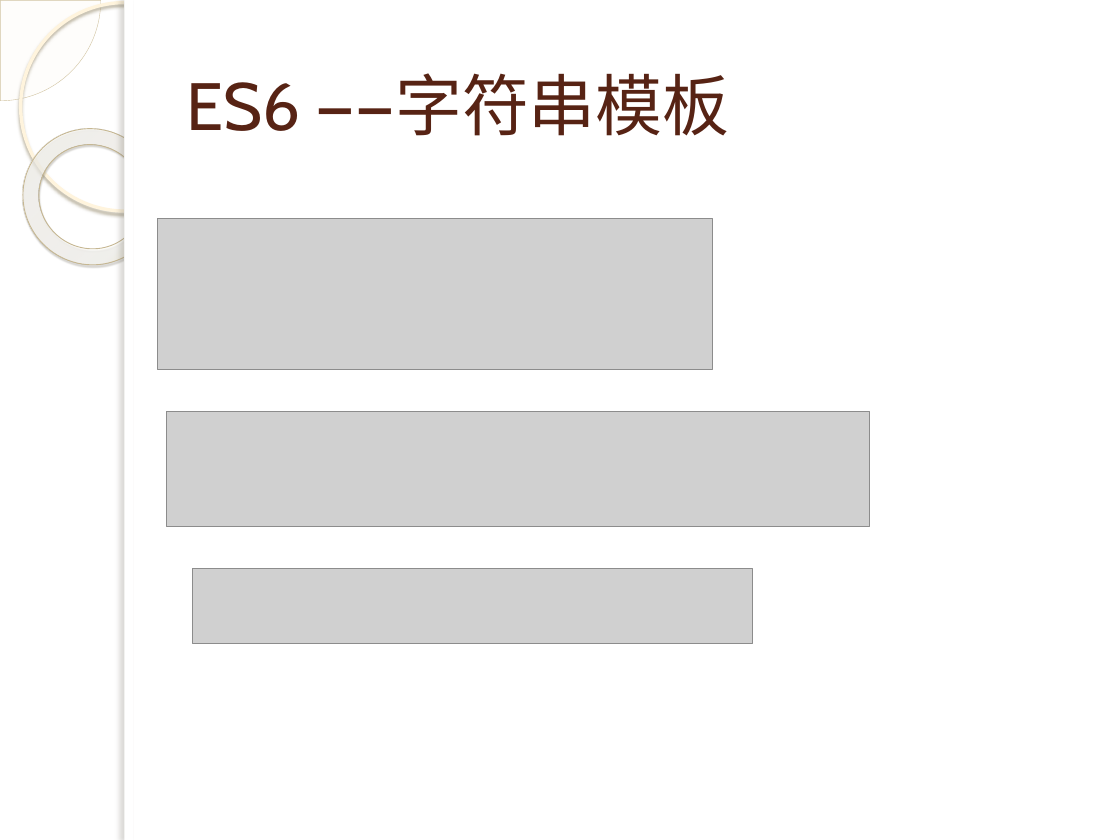
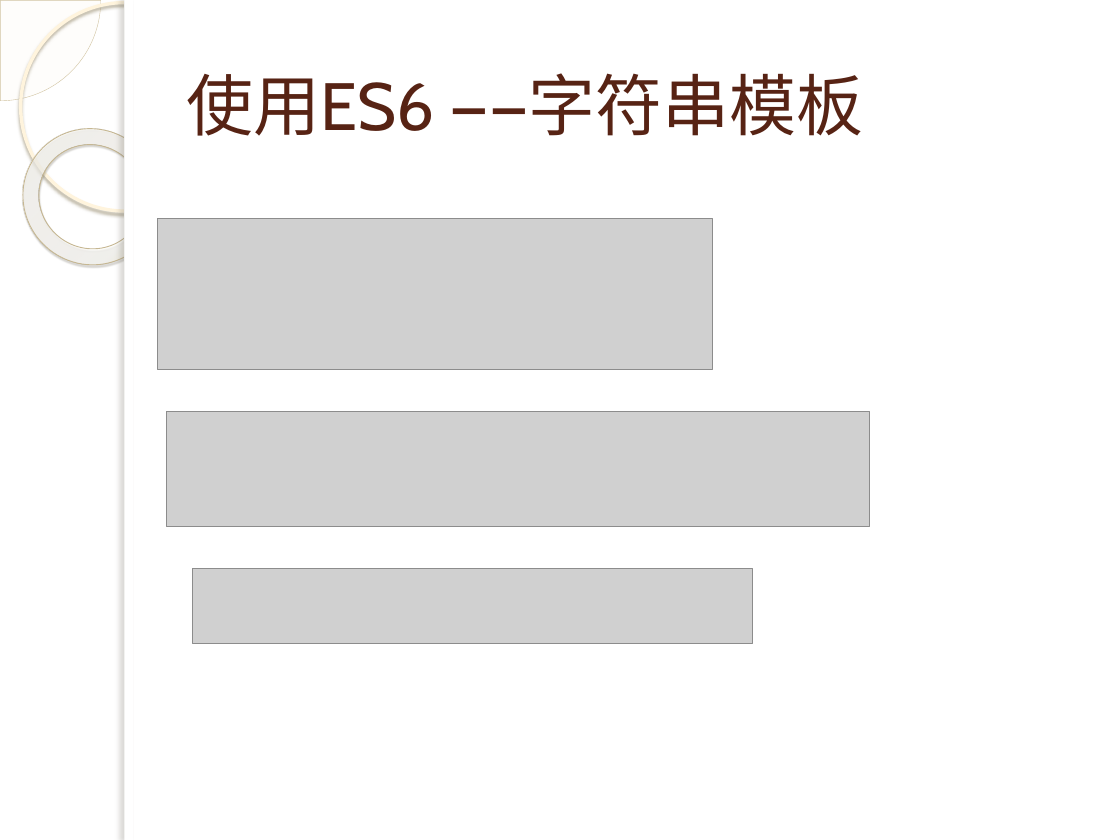
Before and after one commit to q315506754/algorithem, a slide deck: slide 26 of ps/js/演示文稿.pptx (slide 25 before the commit). Drawn at 1120x840 pixels with LibreOffice and Linux fonts; fonts in the diff are those of the drawing; grey boxes stand for pictures; background and template pictures are left out. Boxes give left, top, right and bottom in pixels: in the first picture for what was removed or moved away, otherwise in the second. Text is boxed around its words. In the diff, an @@ line names an element or a change of style, - is before the commit and + after.

```diff
--- a/ps/js/演示文稿.pptx
+++ b/ps/js/演示文稿.pptx
@@ title at <box>187,74,864,136</box>: text changed @@
-ES6 ——字符串模板
+使用ES6 ——字符串模板
```
Also in this commit, not shown: 5 other slides changed, 11 slides added, 1 slide removed.
